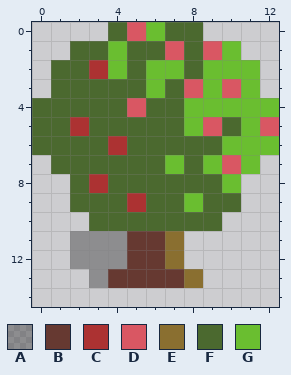
A pixel-art sprite gets an edit: Pixel Art/Objects/Berry Bush.png. The picture above is the old version.
The file is 128x160 pixels. The old version is drawn lined up with the new one, on the new canvas.
Palette (. is transparent): A #00000050  B #663931  C #ac3232  D #d95763  E #8a6f30  F #4b692f  G #6abe30
The same view after the edit:
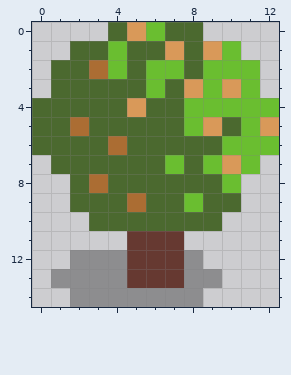
The edit:
canvas 128x160 -> 13x15, the old top-left corner now at 0,-1 (the part of the old canvas that was cut away was empty and is not shown)
Colour C changes from #ac3232 to #ab6d33.
Colour D changes from #d95763 to #d99959.
Colour A is added in row 12 at x 8; in row 13 at x 1 to 2 and 9; in row 14 at x 2 to 8.
Colour A replaces colour B in row 13 at x 4.
Colour A replaces colour E in row 13 at x 8.
Colour B replaces colour E in rows 11 to 12 at x 7.
The edit erases colour A in row 11 at x 2 to 4.
Where, in picture pixels (left, top, right, bottom), the same in both pictures:
changed: (51, 22, 279, 307)
